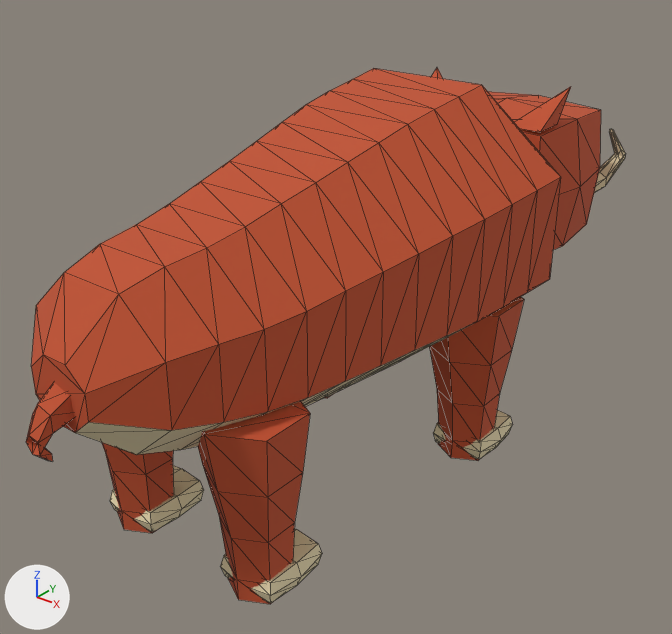
Before and after pictures for a commit that changed the glTF model kitten-survivors/assets/models/boar.glb.
Both versions are drawn from a 50 mm lens placed at (0.943, -1.158, 1.023), pointed at (-0.006, 0.028, 0.288). The axes (+X, +Y, +Z) are drawn at lower left. The lights are the same throughout. The older version comes first. Mesh edges are drawn as thin lines. Vertices at exactly the same position are counted once.

Names of what the first picture shows: 'boarBody', 'legBackLeft', 'legBackRight', 'legFrontRight'.
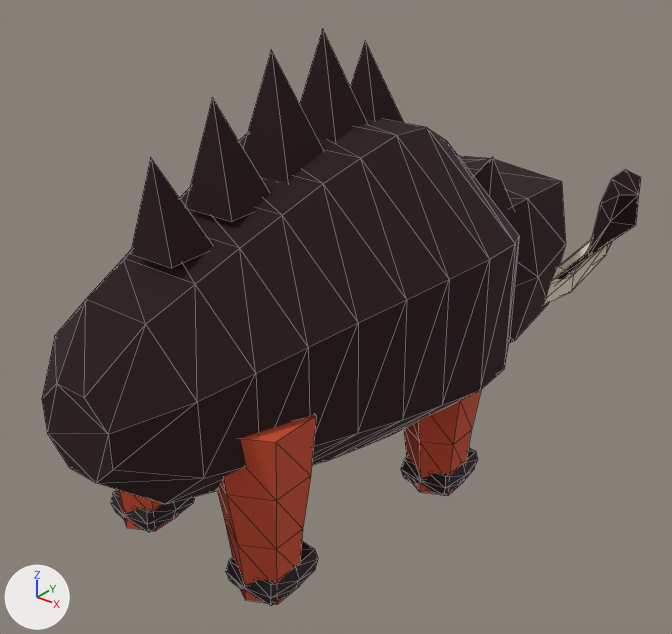
Pixel boxes (x1, y1, x2, y2) of what changed, in the pictures (672 x 634 px; the box of a moved part takes in the faces that stretch with it):
'boarBody', reshaped (21% taller): before (26, 68, 626, 461); after (42, 28, 641, 504)
'legBackRight', recoloured, reshaped, moved (18% narrower): before (198, 401, 322, 604); after (217, 414, 318, 606)
'legFrontRight', recoloured, reshaped, moved: before (429, 297, 524, 461); after (401, 390, 481, 496)
'legBackLeft', recoloured, reshaped, moved: before (102, 443, 204, 533); after (111, 490, 195, 532)
part 1 of me_boarbody, rebuilt (10% narrower): before (31, 68, 561, 455); after (42, 119, 519, 504)
part 2 of me_boarbody, deleted (mostly hidden): before (26, 68, 626, 461)
part 3 of me_boarbody, reshaped: before (488, 91, 601, 250); after (130, 28, 641, 343)
part 4 of me_legfrontright, moved or reshaped: before (433, 410, 513, 459); after (401, 447, 478, 496)
part 5 of me_legfrontright, moved or reshaped: before (429, 297, 524, 461); after (404, 390, 481, 495)
part 6 of me_legfrontright, recoloured: before (429, 297, 524, 461); after (404, 390, 481, 495)
part 7 of me_legfrontright, recoloured: before (433, 410, 513, 459); after (401, 447, 478, 496)
part 8 of me_legbackleft, moved or reshaped: before (110, 465, 204, 532); after (111, 490, 195, 532)
part 9 of me_legbackleft, moved or reshaped: before (102, 443, 174, 533); after (117, 490, 178, 531)
part 10 of me_legbackleft, recoloured: before (102, 443, 174, 533); after (117, 490, 178, 531)
part 11 of me_legbackleft, recoloured: before (110, 465, 204, 532); after (111, 490, 195, 532)
part 12 of me_legbackright, moved or reshaped: before (221, 528, 322, 603); after (226, 541, 318, 606)
part 13 of me_legbackright, moved or reshaped: before (198, 401, 310, 604); after (217, 414, 316, 604)
part 14 of me_legbackright, recoloured: before (198, 401, 310, 604); after (217, 414, 316, 604)
part 15 of me_legbackright, recoloured: before (221, 528, 322, 603); after (226, 541, 318, 606)

The change, as a list of edits to the scene's bpy script:
```text
Change me_boarbody:
    remove me_boarbody.from_pydata(...)  # 302 vertices, 553 faces; spans x -0.283..0.283, y -0.61..0.81, z 0.217..0.679
    remove me_boarbody.materials.append(mat_boarfur)  # orange #c1502b
    remove me_boarbody.materials.append(mat_boarcream)  # beige #e8d9b0
    add me_boarbody.from_pydata(...)  # 518 vertices, 924 faces; spans x -0.336..0.333, y -0.543..0.617, z 0.093..0.798
    me_boarbody part 1: the loose piece of 120 vertices spanning x -0.283..0.283, y -0.56..0.42, z 0.217..0.679 is rebuilt with 80 vertices and now spans x -0.305..0.305, y -0.543..0.191, z 0.093..0.646, in mat_boaroutline (black #1c0709)
    me_boarbody part 2: 7 loose pieces with 130 vertices, spanning x -0.186..0.186, y -0.61..0.81, z 0.31..0.635, are deleted
    me_boarbody part 3: 26 vertices removed from x -0.185..0.185, y 0.425..0.755, z 0.275..0.585; 412 vertices added at x -0.336..0.333, y -0.52..0.617, z 0.117..0.798
    other edits to the shape of me_boarbody do not show in these pictures
    add me_boarbody.materials.append(mat_boarhide)  # red #cc4b2b
    add me_boarbody.materials.append(mat_boarmantle)  # dark red #7c2a1e
    add me_boarbody.materials.append(mat_boarsnout)  # red #ff8f7c
    add me_boarbody.materials.append(mat_boartusk)  # pale yellow #fff4dc
    add me_boarbody.materials.append(mat_boaroutline)  # black #1c0709
Change me_legfrontright:
    remove me_legfrontright.from_pydata(...)  # 56 vertices, 104 faces; spans x -0.078..0.078, y -0.086..0.11, z -0.275..0.05
    add me_legfrontright.from_pydata(...)  # 56 vertices, 104 faces; spans x -0.075..0.075, y -0.082..0.086, z -0.265..0.055
    me_legfrontright part 4: the loose piece of 26 vertices spanning x -0.062..0.062, y -0.034..0.11, z -0.275..-0.223 is scaled about its middle by (0.903, 0.917, 1), then moved by (0.0, -0.018, 0.01)
    me_legfrontright part 5: 30 of 56 vertices moved; they spanned x -0.078..0.078, y -0.086..0.086, z -0.275..0.05 and now span x -0.075..0.075, y -0.082..0.082, z -0.265..0.055; mean shift (0.0, -0.003, 0.004); largest move (0.046, 0.036, -0.275) -> (0.046, 0.032, -0.265)
    me_legfrontright part 6: all 56 faces that had it switch from mat_boarfur (orange #c1502b) to mat_boarhide (red #cc4b2b)
    me_legfrontright part 7: all 48 faces that had it switch from mat_boarcream (beige #e8d9b0) to mat_dark (black #26141a)
Change me_legbackleft:
    remove me_legbackleft.from_pydata(...)  # 56 vertices, 104 faces; spans x -0.078..0.078, y -0.086..0.11, z -0.275..0.05
    add me_legbackleft.from_pydata(...)  # 56 vertices, 104 faces; spans x -0.075..0.075, y -0.082..0.086, z -0.265..0.055
    me_legbackleft part 8: the loose piece of 26 vertices spanning x -0.062..0.062, y -0.034..0.11, z -0.275..-0.223 is scaled about its middle by (0.903, 0.917, 1), then moved by (0.0, -0.018, 0.01)
    me_legbackleft part 9: 30 of 56 vertices moved; they spanned x -0.078..0.078, y -0.086..0.086, z -0.275..0.05 and now span x -0.075..0.075, y -0.082..0.082, z -0.265..0.055; mean shift (0.0, -0.003, 0.004); largest move (0.046, 0.036, -0.275) -> (0.046, 0.032, -0.265)
    me_legbackleft part 10: all 56 faces that had it switch from mat_boarfur (orange #c1502b) to mat_boarhide (red #cc4b2b)
    me_legbackleft part 11: all 48 faces that had it switch from mat_boarcream (beige #e8d9b0) to mat_dark (black #26141a)
Change me_legbackright:
    remove me_legbackright.from_pydata(...)  # 56 vertices, 104 faces; spans x -0.078..0.078, y -0.086..0.11, z -0.275..0.05
    add me_legbackright.from_pydata(...)  # 56 vertices, 104 faces; spans x -0.075..0.075, y -0.082..0.086, z -0.265..0.055
    me_legbackright part 12: the loose piece of 26 vertices spanning x -0.062..0.062, y -0.034..0.11, z -0.275..-0.223 is scaled about its middle by (0.903, 0.917, 1), then moved by (0.0, -0.018, 0.01)
    me_legbackright part 13: 30 of 56 vertices moved; they spanned x -0.078..0.078, y -0.086..0.086, z -0.275..0.05 and now span x -0.075..0.075, y -0.082..0.082, z -0.265..0.055; mean shift (0.0, -0.003, 0.004); largest move (0.046, 0.036, -0.275) -> (0.046, 0.032, -0.265)
    me_legbackright part 14: all 56 faces that had it switch from mat_boarfur (orange #c1502b) to mat_boarhide (red #cc4b2b)
    me_legbackright part 15: all 48 faces that had it switch from mat_boarcream (beige #e8d9b0) to mat_dark (black #26141a)
Change ob_legfrontright:
    ob_legfrontright.location: (0.185, 0.18, 0.28) -> (0.196, 0.062, 0.265)
Change ob_legbackleft:
    ob_legbackleft.location: (-0.135, -0.35, 0.28) -> (-0.14, -0.336, 0.265)
Change ob_legbackright:
    ob_legbackright.location: (0.135, -0.35, 0.28) -> (0.14, -0.336, 0.265)
```
